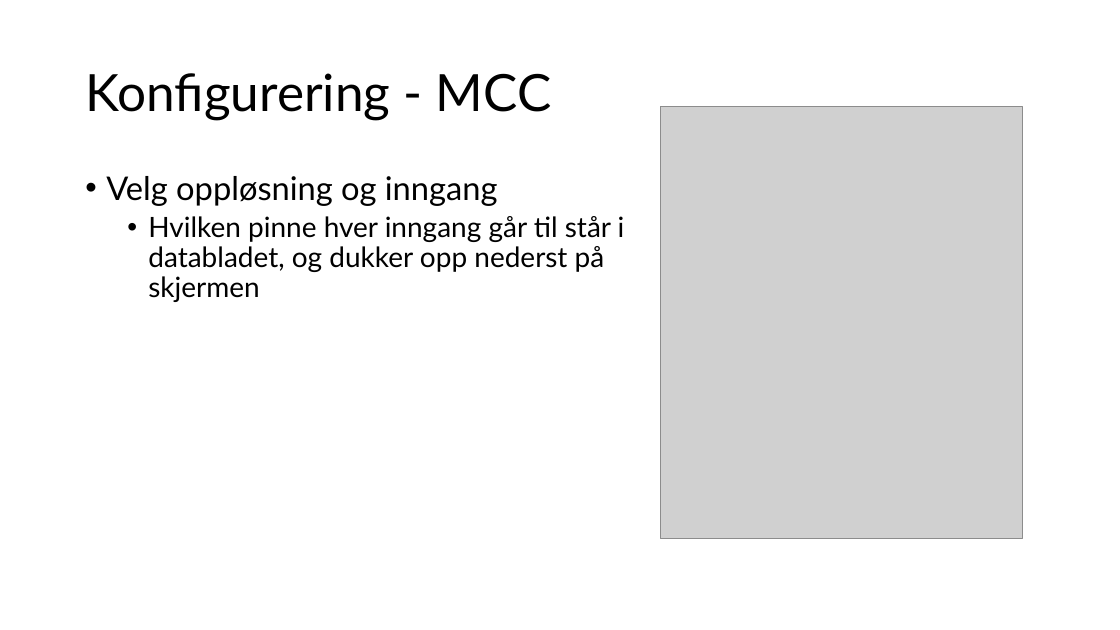
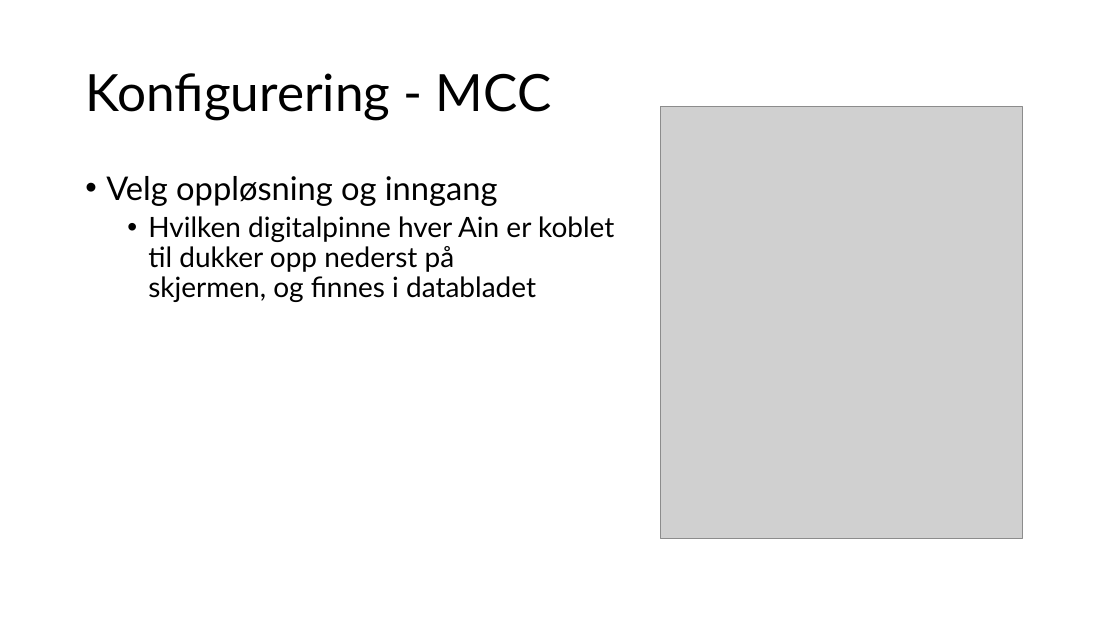
Before and after one commit to ElektraVerksted/AVR-kurs, a slide deck: slide 11 of Kursdag 2/Dag to.pptx (slide 10 before the commit). Drawn at 1120x630 pixels with LibreOffice and Linux fonts; fonts in the diff are those of the drawing; grey boxes stand for pictures. Boxes give left, top, right and bottom in pixels: in the first picture for what was removed or moved away, otherwise in the second. Text is boxed around its words. In the diff, an @@ line names an element or a change of style, - is before the commit and + after.

```diff
--- a/Kursdag 2/Dag to.pptx
+++ b/Kursdag 2/Dag to.pptx
@@ text at box(148, 216, 614, 302): text changed @@
-  • Hvilken pinne hver inngang går til står i
-    databladet, og dukker opp nederst på
-    skjermen
+  • Hvilken digitalpinne hver Ain er koblet
+    til dukker opp nederst på
+    skjermen, og finnes i databladet
```
Also in this commit, not shown: 6 other slides changed, 4 slides added.
